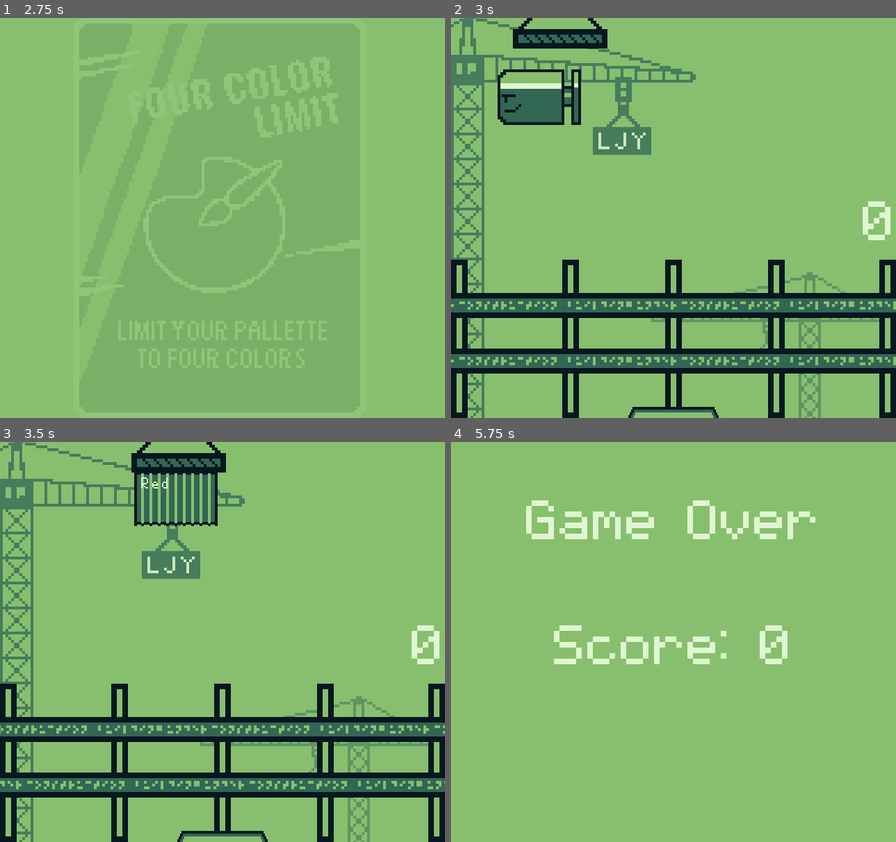
Above: before the commit, frames 1-4 (two rows, left to right).
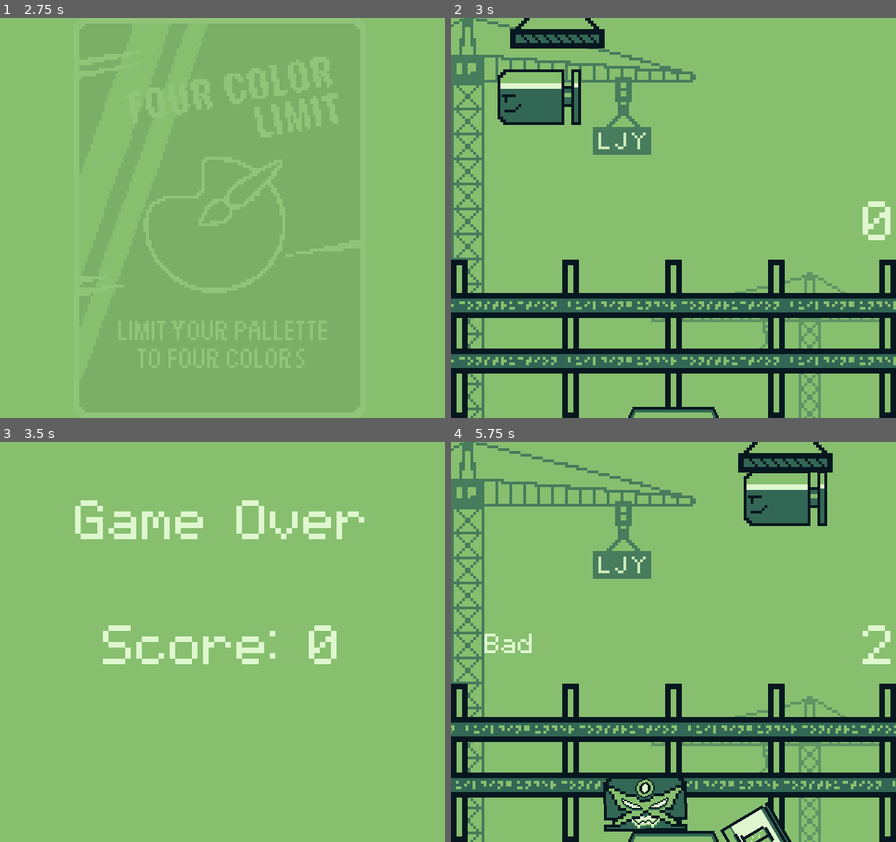
Above: after the commit, the same moments.

Repository: Ride-A-Pig/Tower-Bloxx
Game: Godot game, scene res://Scene/Start.tscn
Two runs of this game, one before a commit and one after it. Both use one fixed random seed, a clock stepped at 60 frames per second and the inputs below.
Inputs:
- Up to frame 1 (2.75 s): tap Enter (ui_accept) at 0.5, 1.35, 1.52, 1.82, 2 s; hold Enter (ui_accept) 0.53-1.28 s; hold Enter (ui_accept) from 2.03 s (still down)
- Up to frame 2 (3 s): release Enter (ui_accept) at 2.78 s; tap Enter (ui_accept) at 2.85 s
- Up to frame 3 (3.5 s): tap Enter (ui_accept) at 3.02, 3.32 s
- Up to frame 4 (5.75 s): hold Enter (ui_accept) 3.53-4.28 s; tap Enter (ui_accept) at 4.35, 4.52, 4.82 s; hold Enter (ui_accept) from 5.03 s (still down)

Frame 1 is identical in both runs. In frame 2, 0.3% of the frame differs, in the area x 13-36%, y 0-8%; in frame 3, 27%; in frame 4, 29%, in the area x 0-100%, y 0-100%.

Commit message:
Decrease Difficulty

Diff:
--- a/Scene/MainScene.tscn
+++ b/Scene/MainScene.tscn
@@ -80,6 +80,9 @@
 "values": [ Vector2( 0, -70 ) ]
 }
 
+[sub_resource type="RectangleShape2D" id=15]
+extents = Vector2( 80, 72 )
+
 [node name="Main" type="Node2D"]
 
 [node name="CanvasLayer" type="CanvasLayer" parent="."]
@@ -427,10 +430,15 @@
 [node name="Camera2D" type="Camera2D" parent="."]
 position = Vector2( 80, 72 )
 current = true
+process_mode = 0
 limit_left = 160
 limit_right = 160
 limit_bottom = 144
 smoothing_enabled = true
+drag_margin_left = 0.0
+drag_margin_top = 0.0
+drag_margin_right = 0.0
+drag_margin_bottom = 0.0
 script = ExtResource( 7 )
 
 [node name="KinematicBody2D" type="StaticBody2D" parent="Camera2D"]
@@ -468,6 +476,14 @@
 wait_time = 0.5
 one_shot = true
 
+[node name="Area2D" type="Area2D" parent="Camera2D"]
+collision_layer = 2
+collision_mask = 0
+monitoring = false
+
+[node name="CollisionShape2D" type="CollisionShape2D" parent="Camera2D/Area2D"]
+shape = SubResource( 15 )
+
 [node name="Rooms" type="Node2D" parent="."]
 
 [node name="AudioStreamPlayer" type="AudioStreamPlayer" parent="."]
--- a/Scene/Room.gd
+++ b/Scene/Room.gd
@@ -4,11 +4,12 @@
 
 onready var asp = $AudioStreamPlayer
 onready var judge = get_node_or_null("/root/Main/CanvasLayer/Judge")
+onready var area_2d = $Area2D
 
 
 func _ready():
 	connect("body_entered",self,"_on_body_entered")
-	$VisibilityNotifier2D.connect("screen_exited",self,"_on_disappear")
+	area_2d.connect("area_exited",self,"_on_disappear")
 
 func _on_body_entered(body):
 #	GlobalValue._add_score()
@@ -34,11 +35,13 @@
 	asp.play()
 
 
-func _on_disappear():
+func _on_disappear(area):
 	if linear_velocity.length()>100:
 		_game_over()
 	else:
-		mode = RigidBody2D.MODE_STATIC
+		set_deferred("mode",RigidBody2D.MODE_STATIC)
+		var tween = create_tween()
+		tween.tween_property(self,"global_rotation_degrees",0.0,0.2)
 
 
 func _game_over():
--- a/Scene/Room.tscn
+++ b/Scene/Room.tscn
@@ -8,6 +8,9 @@
 
 [sub_resource type="RectangleShape2D" id=1]
 extents = Vector2( 15, 10 )
+
+[sub_resource type="RectangleShape2D" id=3]
+extents = Vector2( 75, 77.7778 )
 
 [node name="Room" type="RigidBody2D" groups=["Room"]]
 collision_layer = 3
@@ -26,12 +29,19 @@
 frame = 4
 
 [node name="CollisionShape2D" type="CollisionShape2D" parent="."]
+visible = false
 position = Vector2( 0, 10 )
 shape = SubResource( 1 )
 
-[node name="VisibilityNotifier2D" type="VisibilityNotifier2D" parent="."]
-position = Vector2( 0, 10 )
-scale = Vector2( 1.4, 0.9 )
-
 [node name="AudioStreamPlayer" type="AudioStreamPlayer" parent="."]
 stream = ExtResource( 3 )
+
+[node name="Area2D" type="Area2D" parent="."]
+position = Vector2( 0, 10 )
+scale = Vector2( 0.2, 0.128571 )
+collision_layer = 0
+collision_mask = 2
+monitorable = false
+
+[node name="CollisionShape2D" type="CollisionShape2D" parent="Area2D"]
+shape = SubResource( 3 )
--- a/project.godot
+++ b/project.godot
@@ -56,11 +56,11 @@
 
 [physics]
 
-common/physics_fps=400
+common/physics_fps=1000
 common/physics_jitter_fix=0.0
-2d/thread_model=2
 2d/bvh_collision_margin=0.0
 2d/default_gravity=980
+common/physics_interpolation=true
 
 [rendering]
 
Not shown: 1 places in Scene/MainScene.tscn that only renumber resources
Not shown: 1 places in Scene/Room.tscn that only renumber resources
